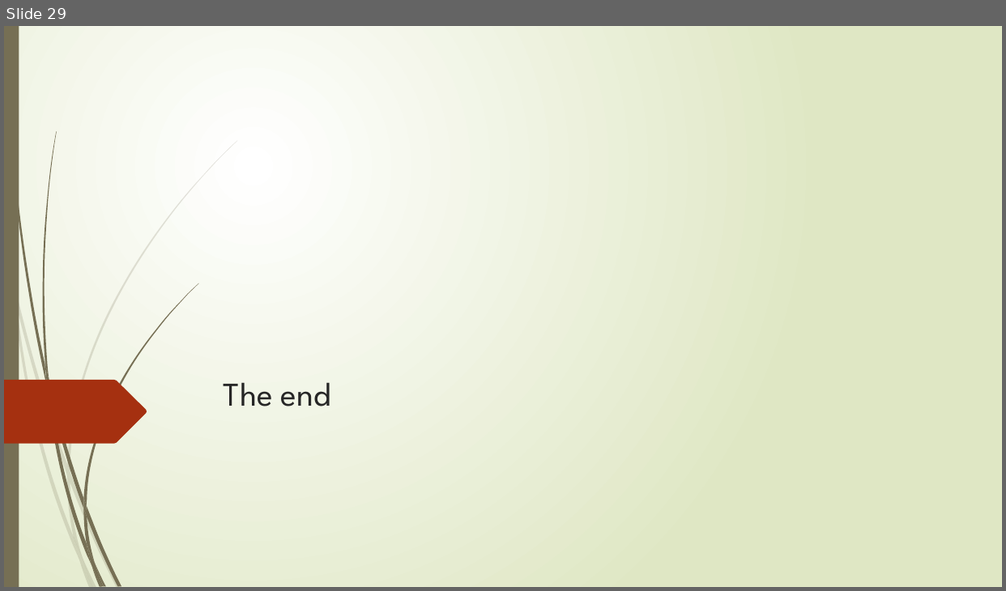
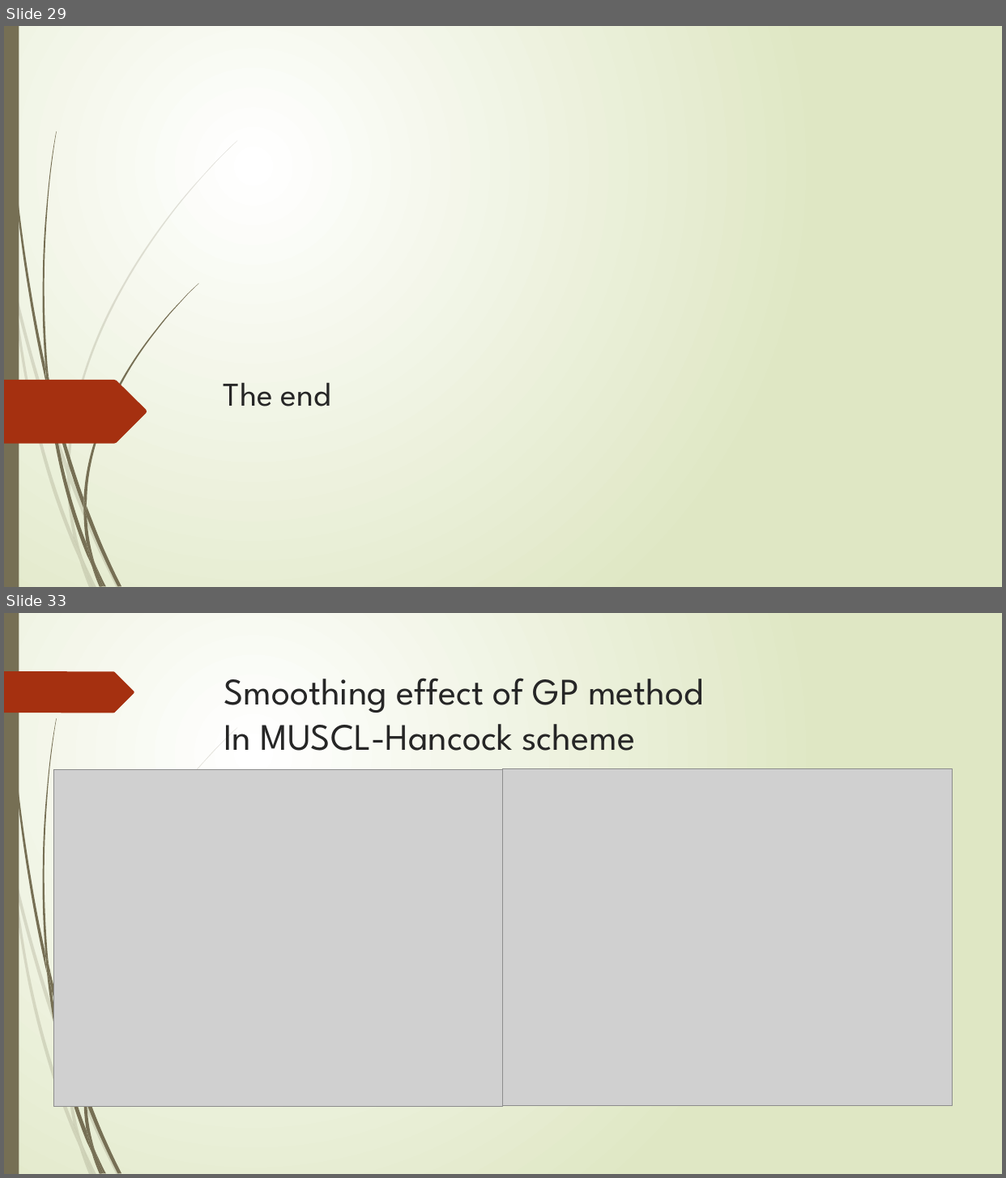
Before and after one commit to TsunSungKuo/ComputAstroPhys_GroupReport, a slide deck: ca_team_project.pptx. Shown one above the other, each under a label of ours: slide 29 before the commit, slides 29 and 33 after it; the slides between them are not shown. The pictures are 1006x591 and 1006x1178 pixels, drawn with LibreOffice and Linux fonts; fonts in the diff are those of the drawing; grey boxes stand for pictures. Boxes give left, top, right and bottom in pixels: in the first picture for what was removed or moved away, otherwise in the second. Text is boxed around its words. In the diff, an @@ line names an element or a change of style, - is before the commit and + after.

```diff
--- a/ca_team_project.pptx
+++ b/ca_team_project.pptx
@@ slide 33 added at bbox=[4, 613, 1002, 1174], background gradient #FFFFFF to #DFE8C4; not listed: 20 template elements that a slide beside it also shows @@
@@ freeform shape added at bbox=[4, 671, 134, 713], fill #A53010 @@
@@ title added at bbox=[224, 678, 703, 751], 36 pt, text #262626 @@
+Smoothing effect of GP method
+In MUSCL-Hancock scheme
@@ picture added at bbox=[53, 769, 503, 1106] @@
@@ picture added at bbox=[503, 769, 952, 1106] @@
```
Also in this commit, not shown: 1 slide changed, 4 other slides added, 1 slide removed.
